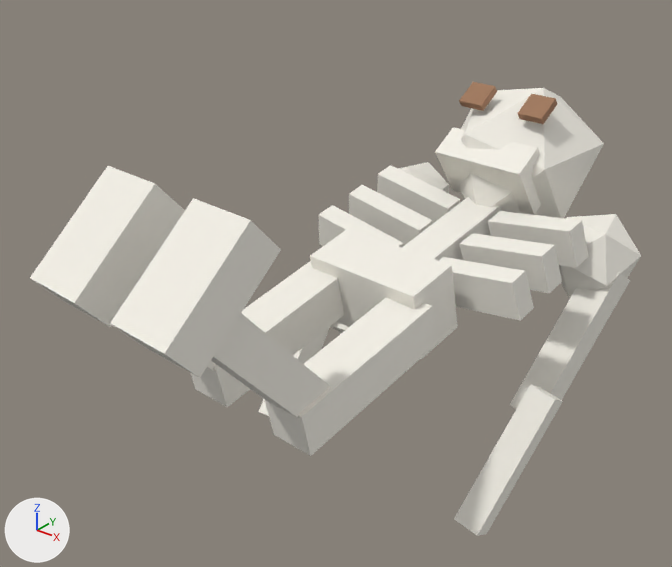
The glTF model assets/animations/wave2/skeleton_death.glb: old version first, new version second.
Rendered twice from a 50 mm camera at (1.168, -1.244, 1.655) aimed at (-0.082, 0.319, 0.686). The lights are fixed; the arrows at lower left show +X, +Y and +Z. The picture after the commit comes second. Both versions are drawn at frame 39 of the action 'skeleton_death'; the numbers are the values there.

Names of what the first picture shows: 'foot_l.001', 'foot_r.001', 'forearm_r', 'jaw', 'pelvis', 'rib_r0', 'shin_r', 'shoulder_r', 'skull', 'thigh_l', 'thigh_r', 'upperarm_r' and 12 more.
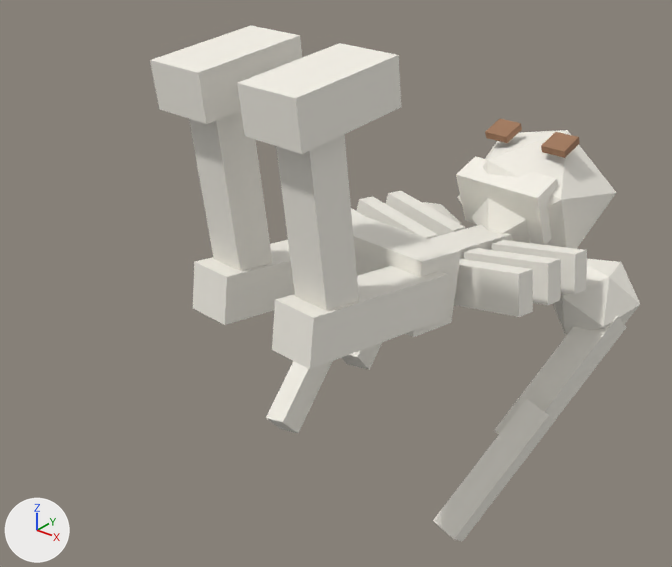
Not drawn themselves, but carrying or shaping drawn objects: ob_root, ob_torso, ob_arm_l, ob_arm_r, ob_lower_arm_r, ob_head, ob_leg_l, ob_lower_leg_l, ob_leg_r, ob_lower_leg_r.

Changed parts and their boxes (x1, y1, x2, y2) in the pictures (672 x 567 px):
'foot_r.001', moved, turned
    before: (110, 198, 281, 378)
    after: (237, 43, 401, 154)
'foot_l.001', moved, turned
    before: (30, 166, 185, 327)
    after: (150, 26, 302, 124)
'thigh_r', moved, turned
    before: (265, 298, 437, 456)
    after: (272, 266, 448, 369)
'shin_r', moved, turned
    before: (211, 313, 331, 418)
    after: (276, 134, 359, 311)
'skull', moved, turned
    before: (458, 88, 604, 218)
    after: (457, 130, 617, 249)
'thigh_l', moved, turned
    before: (191, 261, 344, 407)
    after: (193, 240, 295, 325)
'pelvis', moved, turned
    before: (310, 228, 458, 359)
    after: (352, 214, 461, 337)
'shin_l', moved, turned (mostly hidden before)
    before: (207, 361, 217, 371)
    after: (189, 110, 273, 271)
'upperarm_r', moved, turned
    before: (510, 272, 630, 409)
    after: (494, 316, 627, 434)
'forearm_r', moved, turned
    before: (454, 385, 563, 536)
    after: (433, 399, 555, 541)
'jaw', moved, turned
    before: (435, 127, 541, 215)
    after: (456, 156, 558, 245)
'shoulder_r', moved, turned
    before: (559, 214, 641, 297)
    after: (553, 259, 640, 335)
'rib_r2', moved, turned
    before: (488, 211, 588, 268)
    after: (492, 240, 587, 294)
'rib_r0', moved, turned
    before: (439, 257, 534, 321)
    after: (454, 259, 533, 317)
'rib_r1', moved, turned
    before: (459, 233, 562, 293)
    after: (464, 248, 561, 305)
'spine', moved, turned
    before: (402, 197, 501, 261)
    after: (429, 225, 513, 259)
'rib_l2', moved, turned
    before: (377, 165, 460, 224)
    after: (385, 191, 465, 236)
'forearm_l', moved, turned (mostly hidden before)
    before: (259, 327, 330, 416)
    after: (266, 361, 333, 433)
'rib_l1', moved, turned
    before: (349, 185, 433, 246)
    after: (356, 196, 438, 239)
'eye_r.002', moved, turned
    before: (517, 94, 557, 124)
    after: (541, 132, 580, 158)
'rib_l0', moved, turned (mostly hidden afterwards)
    before: (318, 205, 403, 247)
    after: (351, 208, 364, 216)
'eye_l.002', moved, turned
    before: (459, 82, 497, 111)
    after: (485, 119, 522, 143)
'shoulder_l', moved, turned (mostly hidden afterwards)
    before: (398, 162, 449, 193)
    after: (423, 202, 461, 224)
'upperarm_l', moved, turned (mostly hidden before)
    before: (330, 322, 349, 333)
    after: (342, 343, 382, 370)

What changed in the scene script:
```text
Change ob_root:
    ob_root.location: (0.0, 0.323, -0.0582) -> (0.0, 0.323, -0.0215)
Change ob_torso:
    ob_torso.location: (0.0, 0.0, 0.707) -> (0.0, 0.0, 0.744)
    ob_torso.rotation_euler: (-1.35, 0.0, -0.081) -> (-1.688, 0.0, -0.101)  # degrees (-77, 0, -4.6) -> degrees (-97, 0, -5.8)
Change ob_arm_l:
    ob_arm_l.location: (-0.3, 0.0, 0.63) -> (-0.3, 0.0, 0.667)
    ob_arm_l.rotation_euler: (0.642, 0.0, -0.2) -> (0.803, 0.0, -0.25)  # degrees (37, 0, -11) -> degrees (46, 0, -14)
Change ob_arm_r:
    ob_arm_r.location: (0.3, 0.0, 0.63) -> (0.3, 0.0, 0.667)
    ob_arm_r.rotation_euler: (0.777, 0.0, 0.2) -> (0.972, 0.0, 0.25)  # degrees (45, 0, 11) -> degrees (56, 0, 14)
Change ob_lower_arm_r:
    ob_lower_arm_r.location: (0.1, -0.1, -0.47) -> (0.1, -0.1, -0.433)
Change ob_head:
    ob_head.location: (0.0, -0.0108, 0.45) -> (0.0, -0.0108, 0.487)
    ob_head.rotation_euler: (0.378, 0.0, 0.0) -> (0.473, 0.0, 0.0)  # degrees (22, 0, 0) -> degrees (27, 0, 0)
Change ob_leg_l:
    ob_leg_l.location: (-0.13, 0.0, 0.03) -> (-0.13, 0.0, 0.0667)
Change ob_lower_leg_l:
    ob_lower_leg_l.location: (0.0, -0.04, -0.32) -> (0.0, -0.04, -0.283)
    ob_lower_leg_l.rotation_euler: (-1.065, 0.0, 0.0) -> (-1.331, 0.0, 0.0)  # degrees (-61, 0, 0) -> degrees (-76, 0, 0)
Change ob_leg_r:
    ob_leg_r.location: (0.13, 0.0, 0.03) -> (0.13, 0.0, 0.0667)
Change ob_lower_leg_r:
    ob_lower_leg_r.location: (0.0, -0.04, -0.32) -> (0.0, -0.04, -0.283)
    ob_lower_leg_r.rotation_euler: (-1.065, 0.0, 0.0) -> (-1.331, 0.0, 0.0)  # degrees (-61, 0, 0) -> degrees (-76, 0, 0)
```
